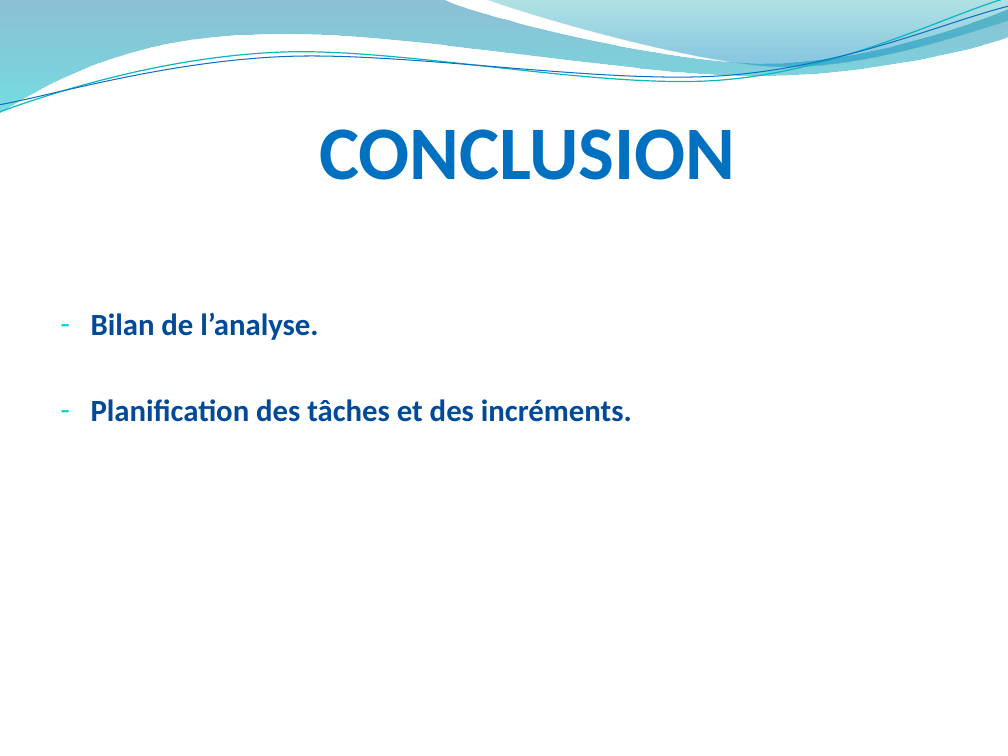
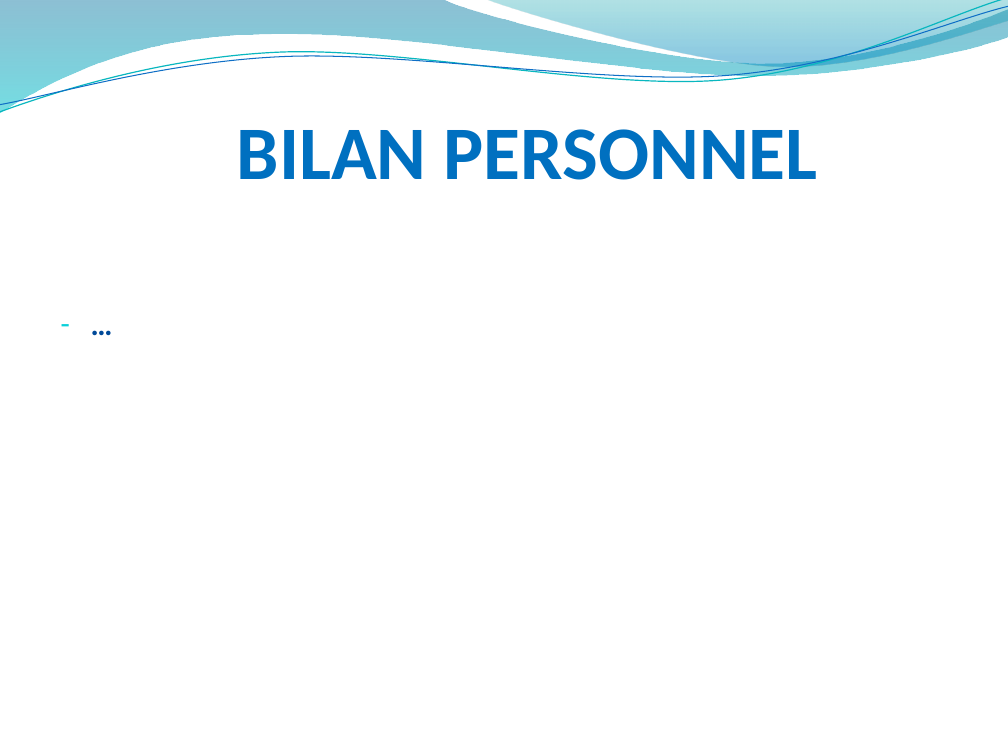
Before and after one commit to hardware/AscenseurPoissons, a slide deck: slide 21 of REVUES/REVUE FINALE/PresentationPersonnelleQP.pptx (slide 27 before the commit). Drawn at 1008x756 pixels with LibreOffice and Linux fonts; fonts in the diff are those of the drawing; background and template pictures are left out. Boxes give left, top, right and bottom in pixels: in the first picture for what was removed or moved away, otherwise in the second. Text is boxed around its words. In the diff, an @@ line names an element or a change of style, - is before the commit and + after.

```diff
--- a/REVUES/REVUE FINALE/PresentationPersonnelleQP.pptx
+++ b/REVUES/REVUE FINALE/PresentationPersonnelleQP.pptx
@@ title at box(237, 129, 818, 180): text changed @@
-CONCLUSION
+BILAN PERSONNEL
@@ text at box(91, 312, 632, 422): text changed @@
-– Bilan de l’analyse.
-– Planification des tâches et des incréments.
+– …
```
Also in this commit, not shown: 2 other slides changed, 18 slides added, 25 slides removed, 1 other file.
